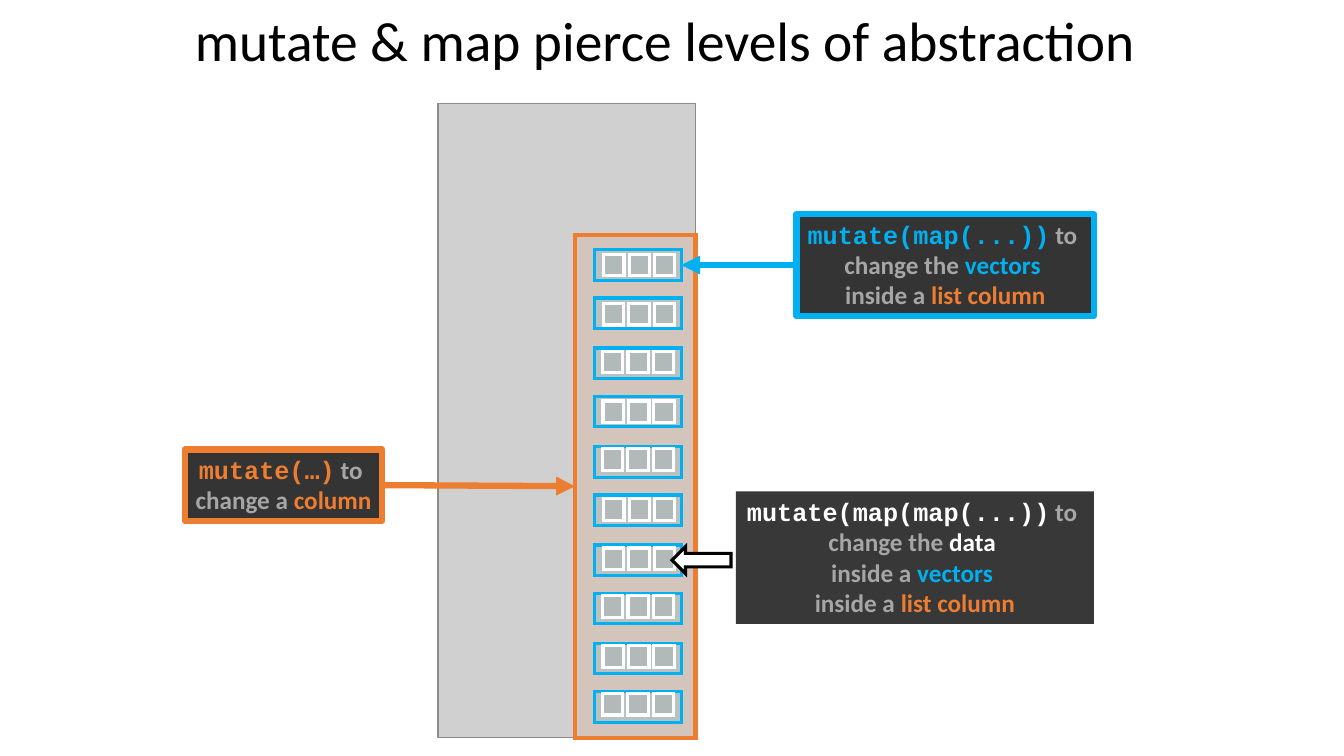
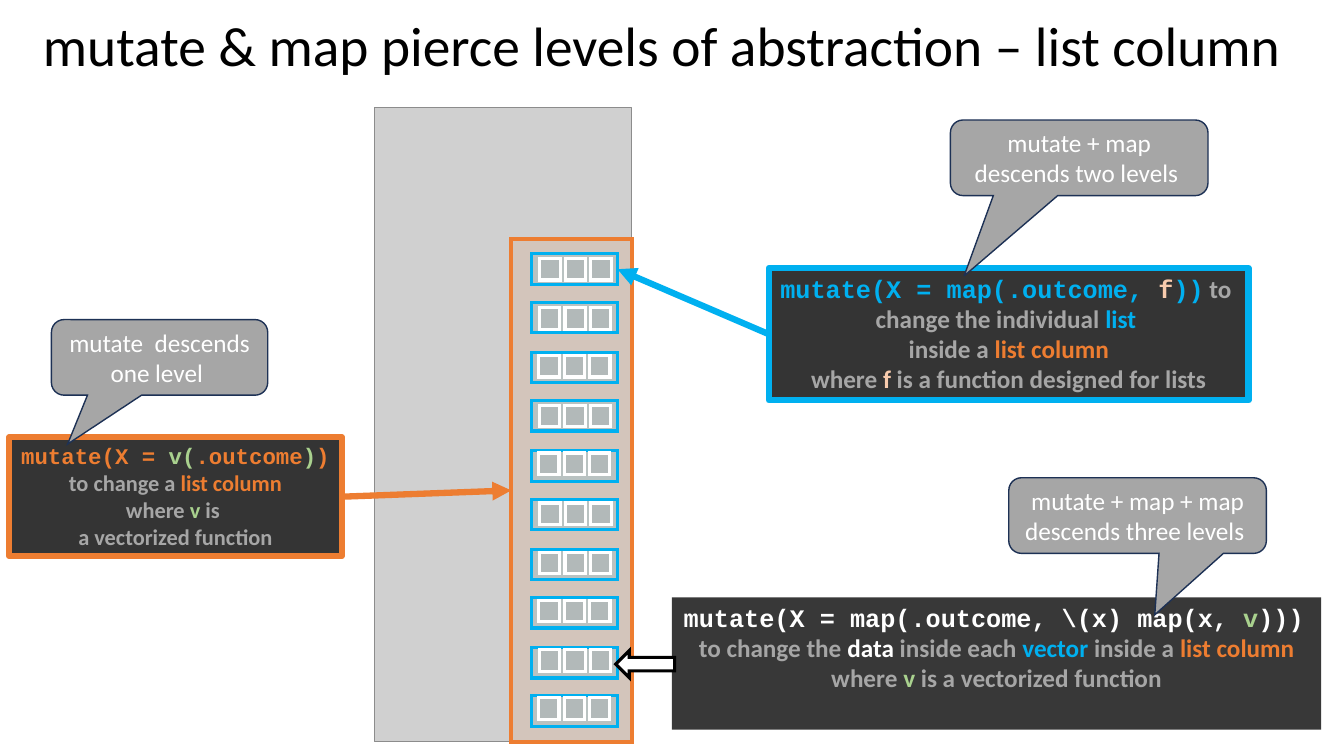
Before and after one commit to yardsale8/probability_simulations_in_R, a slide deck: slide 8 of img/images.pptx (slide 3 before the commit). Drawn at 1344x756 pixels with LibreOffice and Linux fonts; fonts in the diff are those of the drawing; grey boxes stand for pictures. Boxes give left, top, right and bottom in pixels: in the first picture for what was removed or moved away, otherwise in the second. Text is boxed around its words. In the diff, an @@ line names an element or a change of style, - is before the commit and + after.

```diff
--- a/img/images.pptx
+++ b/img/images.pptx
@@ title at [43, 27, 1279, 75]: text changed @@
-mutate & map pierce levels of abstraction
+mutate & map pierce levels of abstraction – list column
@@ rounded speech box added at [951, 120, 1209, 196], fill #A6A6A6, outline #1E3256 1 pt, 18 pt, text #FFFFFF @@
+mutate + map descends two levels
@@ arrow moved from (797, 265) - (682, 265) to (769, 335) - (618, 269) @@
@@ rectangle "mutate(X = map(.outcome, f)) to": place and size @@
-rectangle "mutate(X = map(.outcome, f)) to" at [797, 214, 1094, 316]
+rectangle "mutate(X = map(.outcome, f)) to" at [769, 268, 1249, 400]
@@ text in rectangle at [780, 279, 1231, 332]: text changed; font Calibri to Courier New @@
-mutate(map(...)) to
-change the vectors
+mutate(X = map(.outcome, f)) to
+change the individual list
@@ rounded speech box added at [51, 320, 268, 395], fill #A6A6A6, outline #1E3256 1 pt, 18 pt, text #FFFFFF @@
+mutate descends one level
@@ text in rectangle at [811, 370, 1206, 392]: paragraph added @@
+where f is a function designed for lists
@@ rectangle "mutate(X = v(.outcome))": place and size @@
-rectangle "mutate(X = v(.outcome))" at [185, 450, 382, 521]
+rectangle "mutate(X = v(.outcome))" at [9, 438, 342, 557]
@@ text in rectangle at [21, 448, 330, 545]: text changed; size 18 to 16 pt; text colour #ED7D31 to #A6A6A6 @@
-mutate(…) to
-change a column
+mutate(X = v(.outcome))
+to change a list column
+where v is
+a vectorized function
@@ rounded speech box added at [1009, 478, 1267, 554], fill #A6A6A6, outline #1E3256 1 pt, 18 pt, text #FFFFFF @@
+mutate + map + map descends three levels
@@ arrow moved from (382, 485) - (575, 486) to (342, 497) - (511, 491) @@
@@ rectangle "mutate(X = map(.outcome, \(x) map(x, ...": place and size @@
-rectangle "mutate(X = map(.outcome, \(x) map(x, ..." at [736, 492, 1094, 624]
+rectangle "mutate(X = map(.outcome, \(x) map(x, ..." at [673, 598, 1322, 730]
@@ text in rectangle at [684, 609, 1303, 687]: text changed @@
-mutate(map(map(...)) to
-change the data
-inside a vectors
-inside a list column
+mutate(X = map(.outcome, \(x) map(x, v)))
+to change the data inside each vector inside a list column
+where v is a vectorized function
@@ down arrow: place and size @@
-down arrow at [673, 546, 731, 573]
+down arrow at [617, 651, 675, 678]
@@ 41 rectangles, 1 picture: place and size @@
-41 rectangles, 1 picture at [439, 104, 697, 738]
+41 rectangles, 1 picture at [374, 108, 632, 742]
```
Also in this commit, not shown: 1 other slide changed, 5 slides added, 2 other files.
